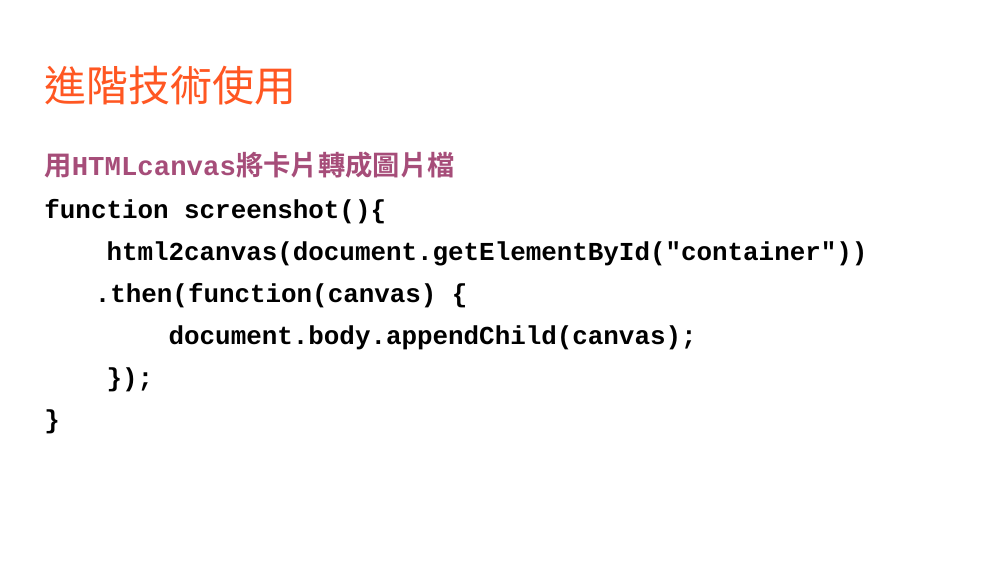
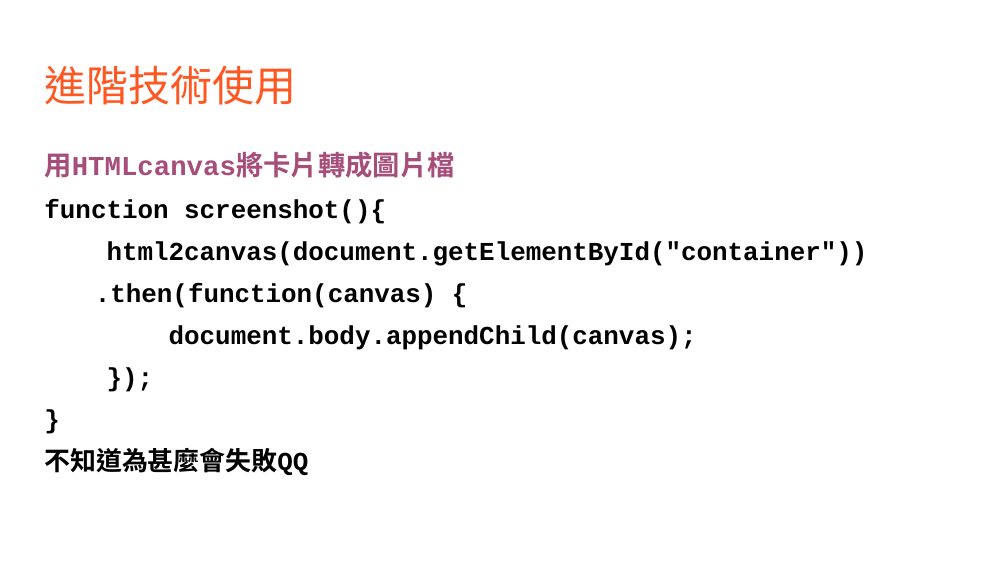
Before and after one commit to hsin-yu-chang/bbb, a slide deck: slide 8 of 驚喜卡片-讚 00857007+00857135.pptx (slide 7 before the commit). Drawn at 1008x567 pixels with LibreOffice and Linux fonts; fonts in the diff are those of the drawing; background and template pictures are left out. Boxes give left, top, right and bottom in pixels: in the first picture for what was removed or moved away, otherwise in the second. Text is boxed around its words. In the diff, an @@ line names an element or a change of style, - is before the commit and + after.

```diff
--- a/驚喜卡片-讚 00857007+00857135.pptx
+++ b/驚喜卡片-讚 00857007+00857135.pptx
@@ text at <box>44,448,308,475</box>: paragraph added @@
+不知道為甚麼會失敗QQ
```
Also in this commit, not shown: 4 other slides changed, 1 slide added.
